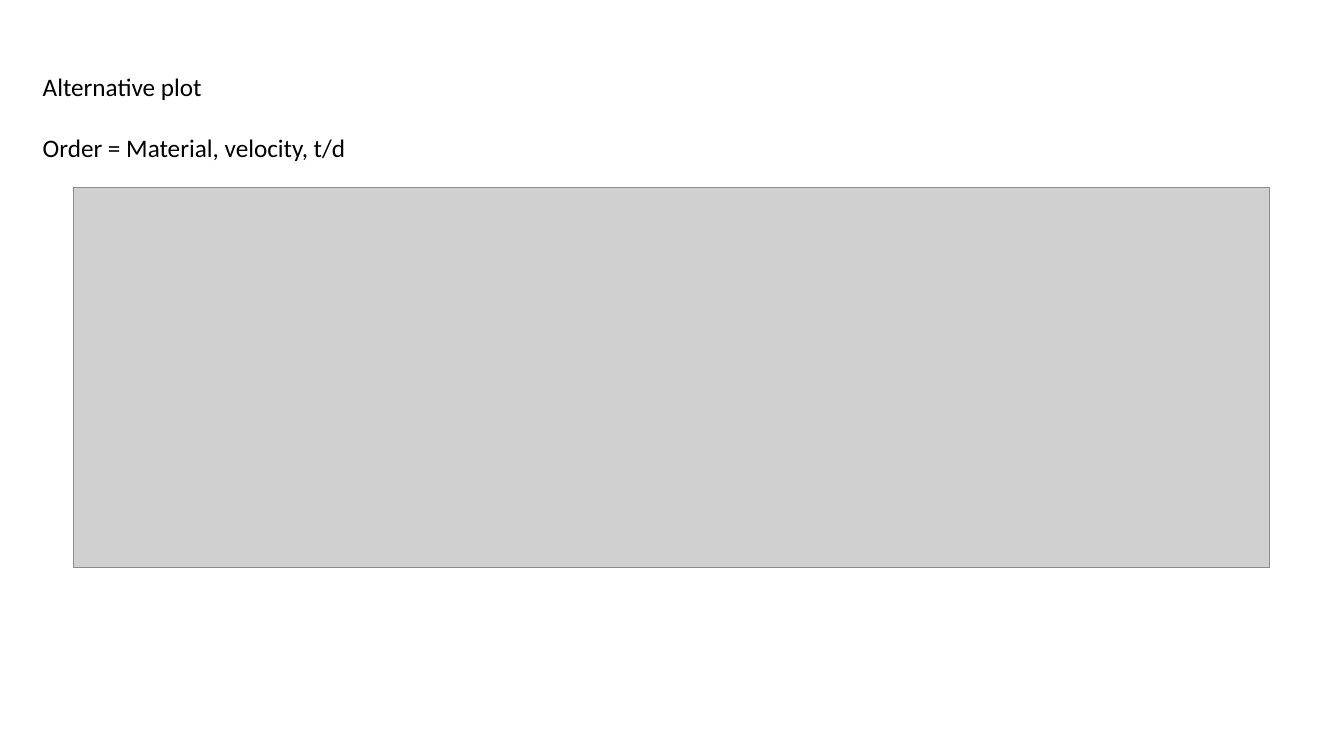
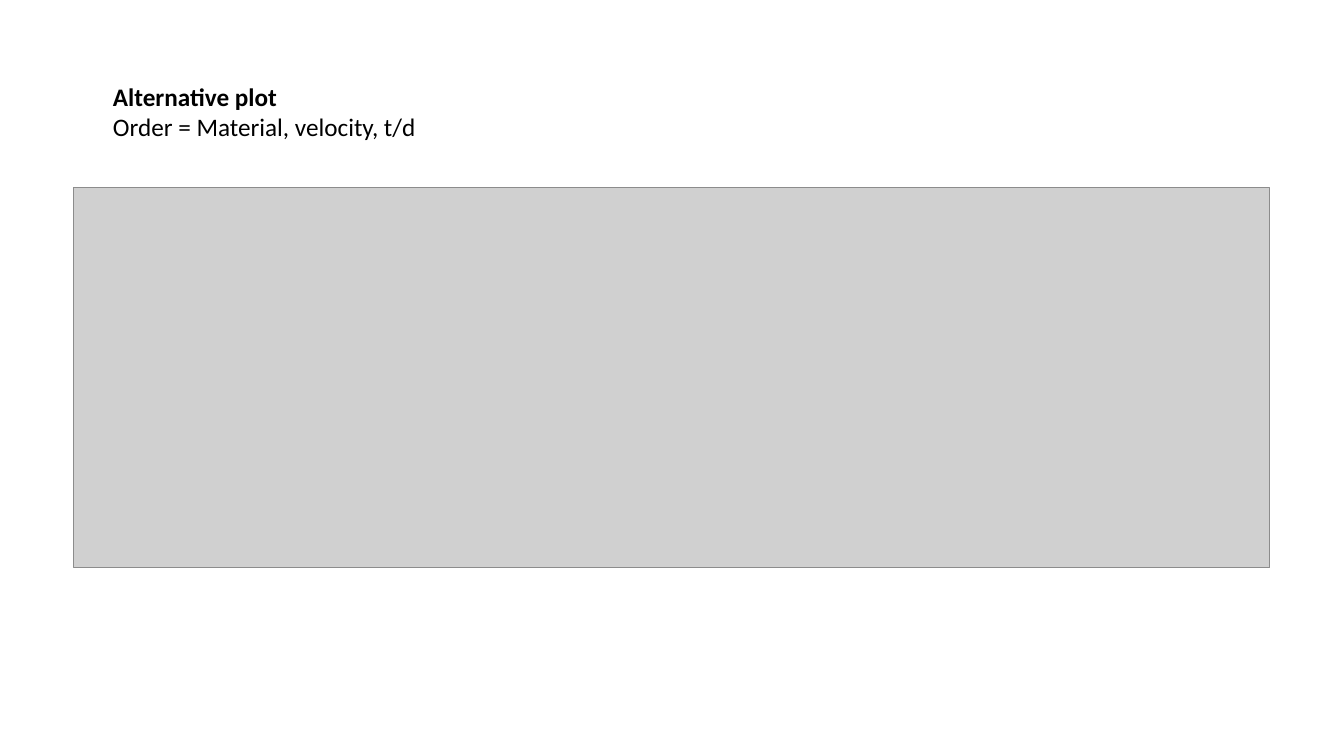
Before and after one commit to amoudes/HVI, a slide deck: slide 11 of Results_Presentation.pptx. Drawn at 1344x756 pixels with LibreOffice and Linux fonts; fonts in the diff are those of the drawing; grey boxes stand for pictures. Boxes give left, top, right and bottom in pixels: in the first picture for what was removed or moved away, otherwise in the second. Text is boxed around its words. In the diff, an @@ line names an element or a change of style, - is before the commit and + after.

```diff
--- a/Results_Presentation.pptx
+++ b/Results_Presentation.pptx
@@ text "Alternative plot": place and size @@
-text "Alternative plot" at <box>43,78,345,161</box>
+text "Alternative plot" at <box>113,88,415,140</box>
@@ text at <box>113,88,277,110</box>: bold on in "Alternative plot" @@
```
Also in this commit, not shown: 2 other slides changed, 2 slides added, 1 slide removed, 2 other files.
